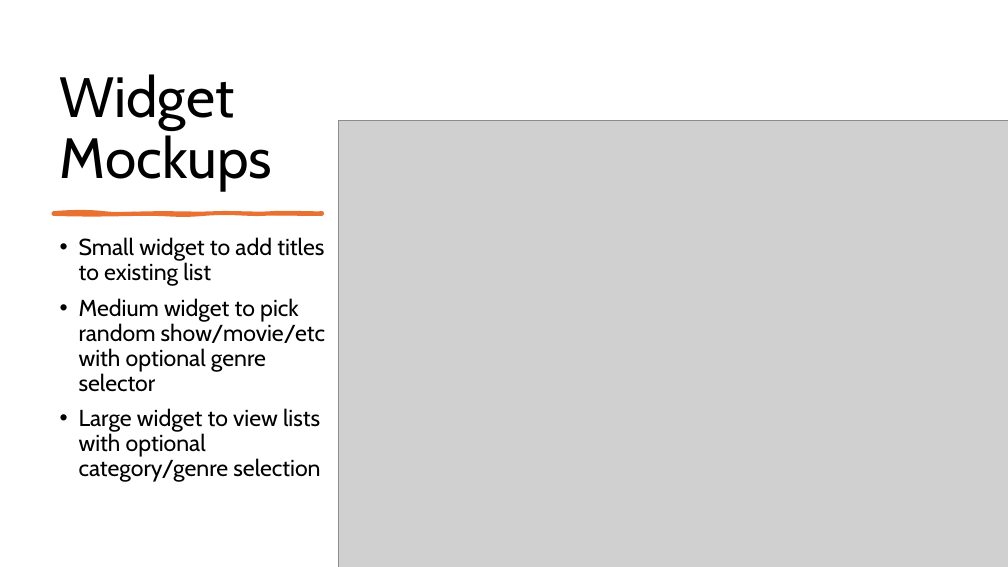
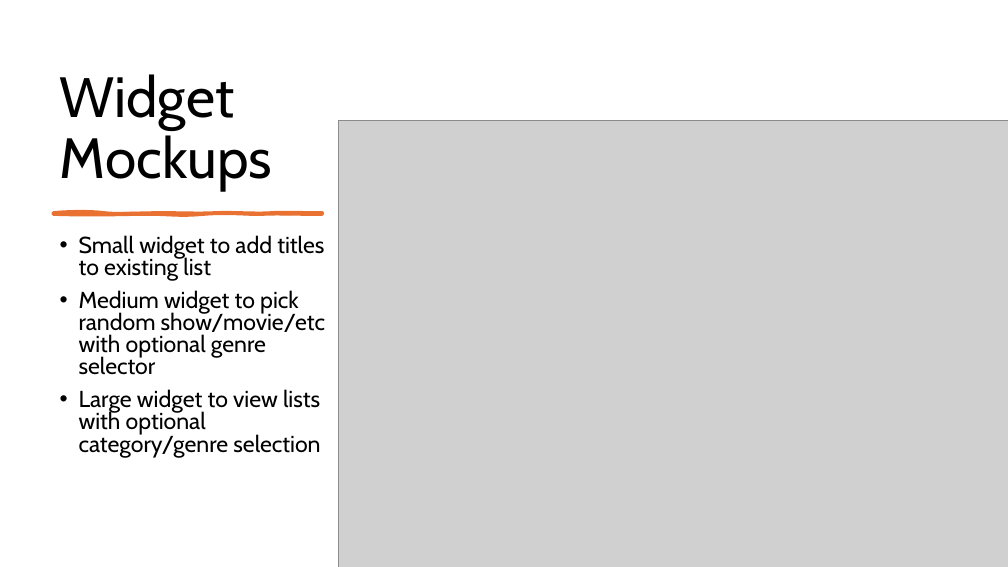
Before and after one commit to rabiddoughnuts/OmniMedia, a slide deck: slide 9 of docs/OmniMediaTrak.pptx. Drawn at 1008x567 pixels with LibreOffice and Linux fonts; fonts in the diff are those of the drawing; grey boxes stand for pictures. Boxes give left, top, right and bottom in pixels: in the first picture for what was removed or moved away, otherwise in the second. Text is boxed around its words. In the diff, an @@ line names an element or a change of style, - is before the commit and + after.

```diff
--- a/docs/OmniMediaTrak.pptx
+++ b/docs/OmniMediaTrak.pptx
@@ text "Small widget to add titles ..." at box(79, 235, 325, 458): line spacing 0.9 to 0.8 @@
```
Also in this commit, not shown: 3 other slides changed, 2 other files.
